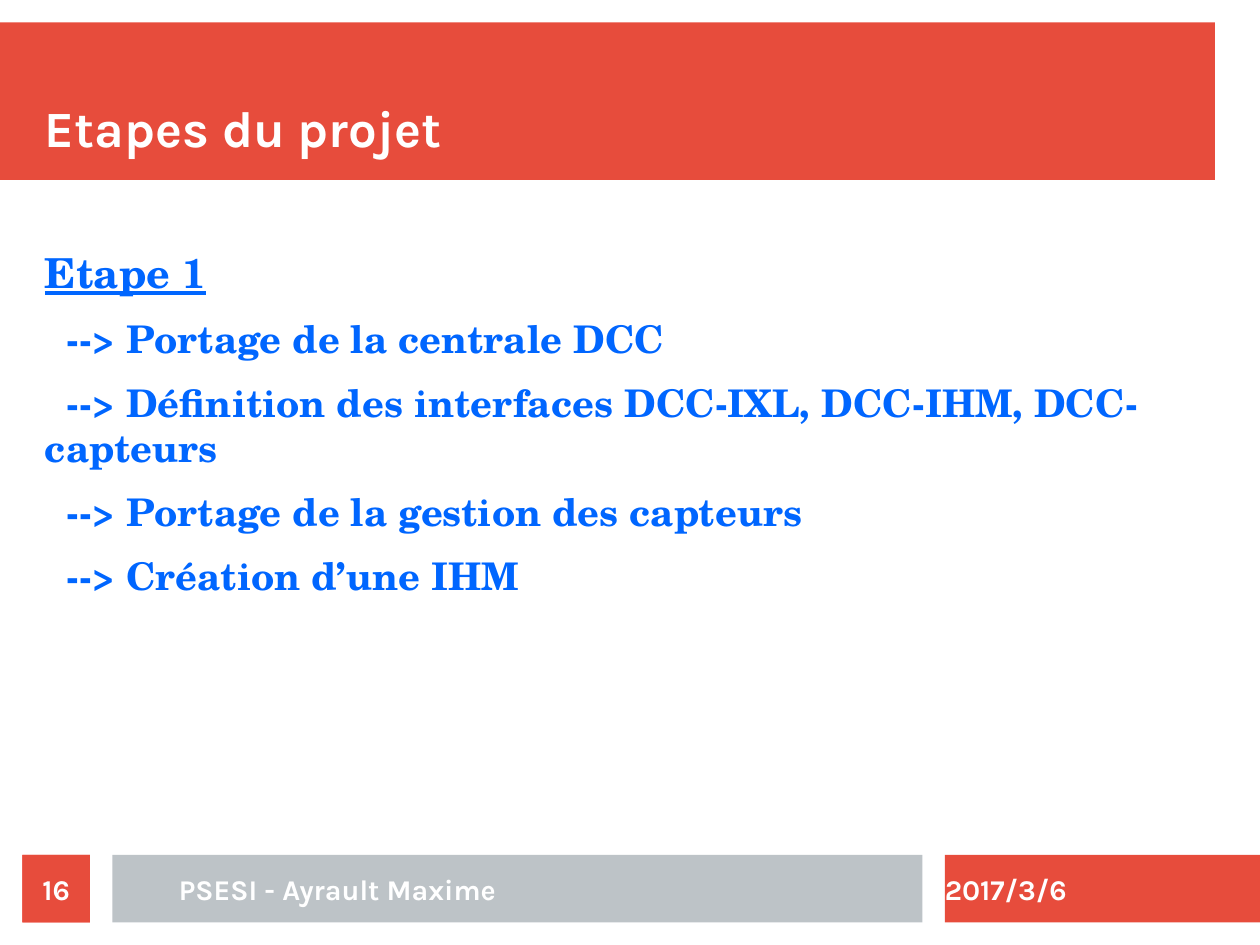
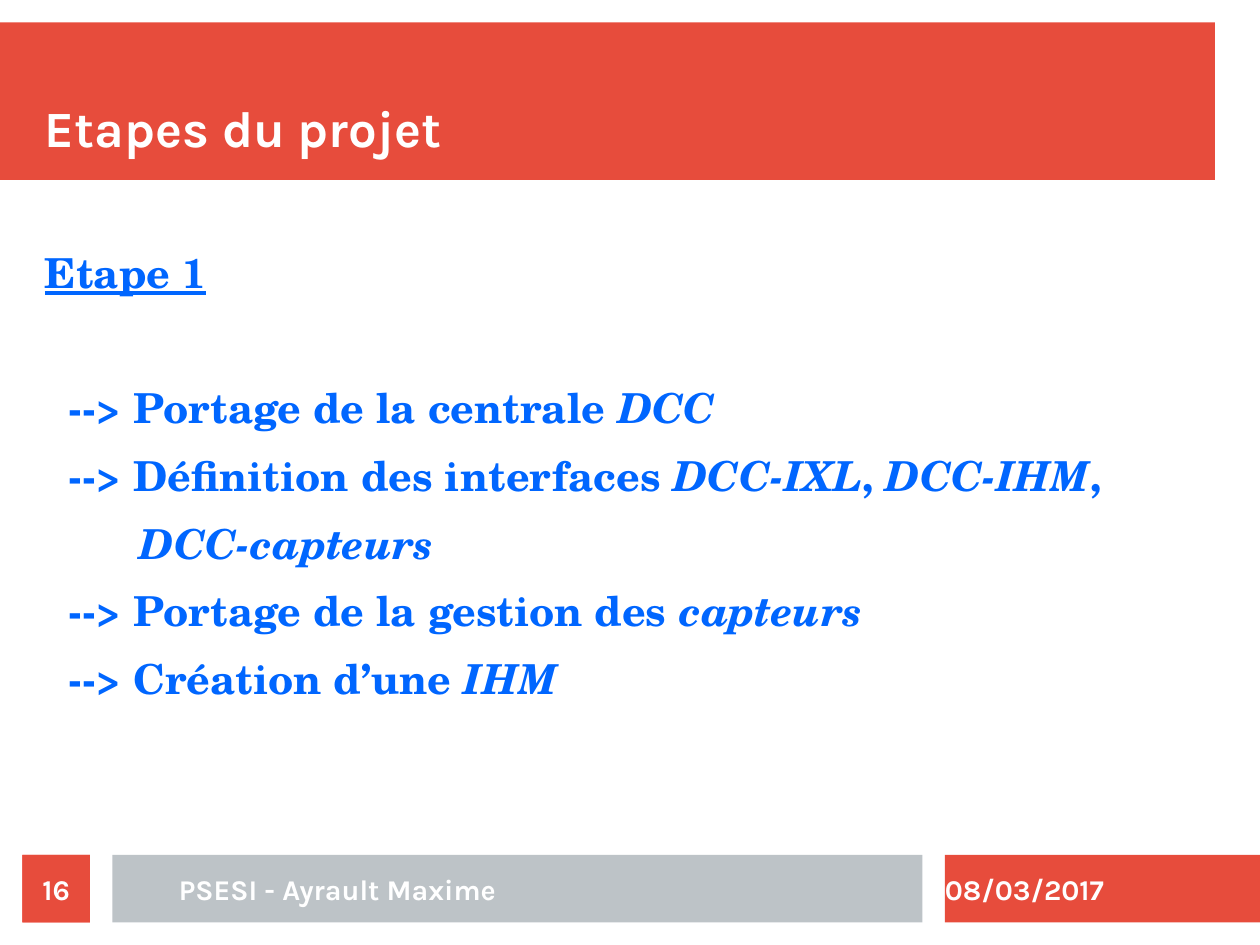
Before and after one commit to maximouth/CBI, a slide deck: slide 16 of Presentation/presentation.odp. Drawn at 1260x945 pixels with LibreOffice and Linux fonts; fonts in the diff are those of the drawing. Boxes give left, top, right and bottom in pixels: in the first picture for what was removed or moved away, otherwise in the second. Text is boxed around its words. In the diff, an @@ line names an element or a change of style, - is before the commit and + after.

```diff
--- a/Presentation/presentation.odp
+++ b/Presentation/presentation.odp
@@ text at bbox=[133, 392, 862, 695]: size 24 to 26 pt in "--> Portage de la centrale DCC", "--> Portage de la gestion des capteurs", "--> Création d’une IHM"; italic on in "DCC", "capteurs", "IHM" @@
@@ text at bbox=[133, 460, 1102, 568]: text changed; size 24 to 26 pt @@
---> Définition des interfaces DCC-IXL, DCC-IHM, DCC-capteurs
+--> Définition des interfaces DCC-IXL, DCC-IHM,
+DCC-capteurs
@@ text at bbox=[945, 878, 1104, 903]: text changed @@
-2017/3/6
+08/03/2017
```
Also in this commit, not shown: 22 other slides changed, 2 slides added.
